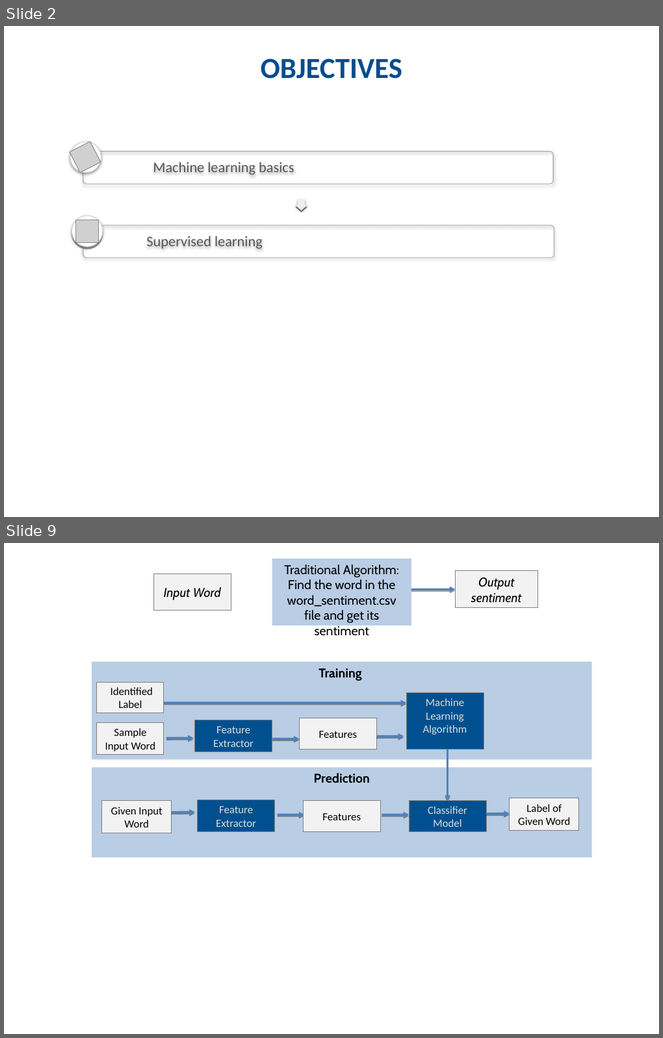
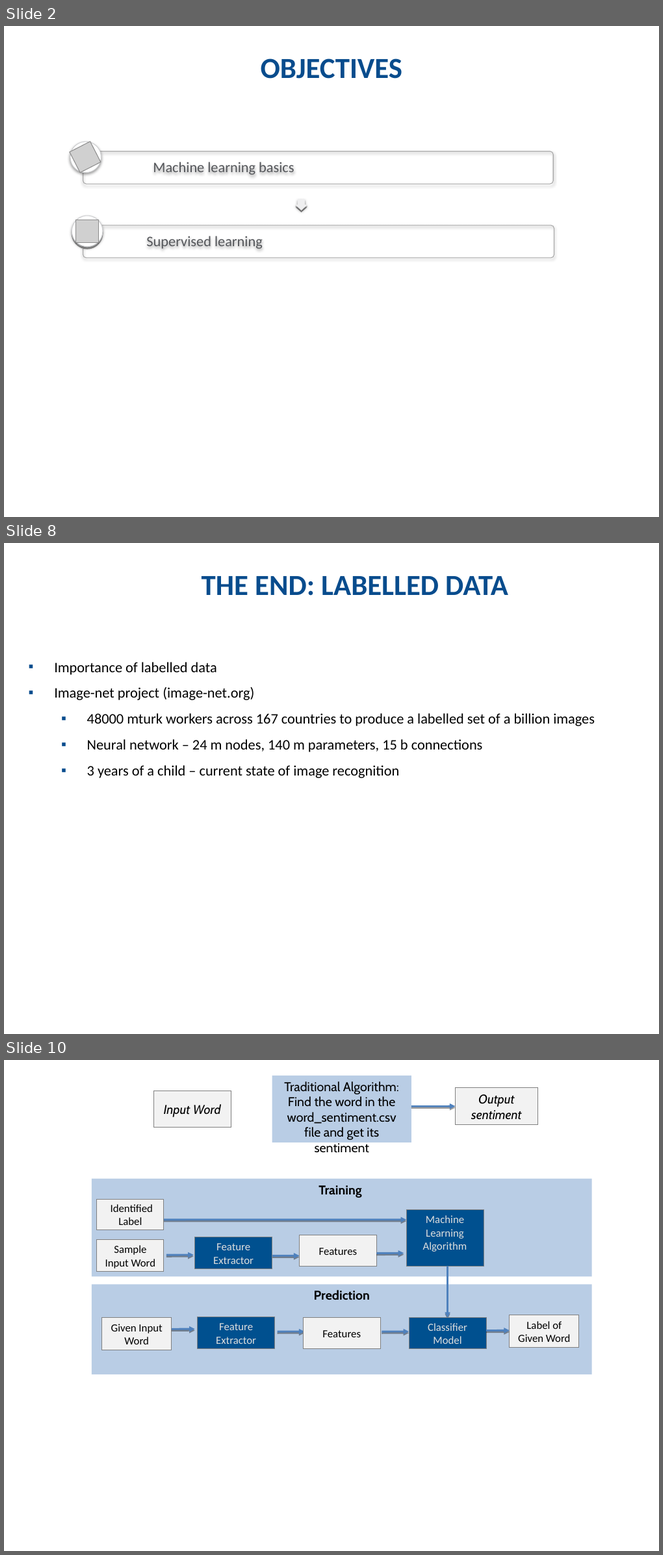
Before and after one commit to km-Poonacha/python4phd, a slide deck: Session 3/Python for docs - Session 3 V0.1.pptx. Shown one above the other, each under a label of ours: slides 2 and 9 before the commit, slides 2, 8 and 10 after it; the slides between them are not shown. The pictures are 663x1038 and 663x1555 pixels, drawn with LibreOffice and Linux fonts; fonts in the diff are those of the drawing; grey boxes stand for pictures; background and template pictures are left out. Boxes give left, top, right and bottom in pixels: in the first picture for what was removed or moved away, otherwise in the second. Text is boxed around its words. In the diff, an @@ line names an element or a change of style, - is before the commit and + after.

```diff
--- a/Session 3/Python for docs - Session 3 V0.1.pptx
+++ b/Session 3/Python for docs - Session 3 V0.1.pptx
@@ slide 8 added at bbox=[4, 543, 659, 1034], background #FFFFFF @@
@@ text added at bbox=[202, 576, 508, 596], 32 pt, text #084C8D, bold @@
+THE END: LABELLED DATA
@@ text added at bbox=[54, 662, 595, 778], 16 pt, text #000000 @@
+▪ Importance of labelled data
+▪ Image-net project (image-net.org)
+  ▪ 48000 mturk workers across 167 countries to produce a labelled set of a billion images
+  ▪ Neural network – 24 m nodes, 140 m parameters, 15 b connections
+  ▪ 3 years of a child – current state of image recognition
@@ what was slide 9 is now slide 10 @@
```
Also in this commit, not shown: 5 slides changed.
